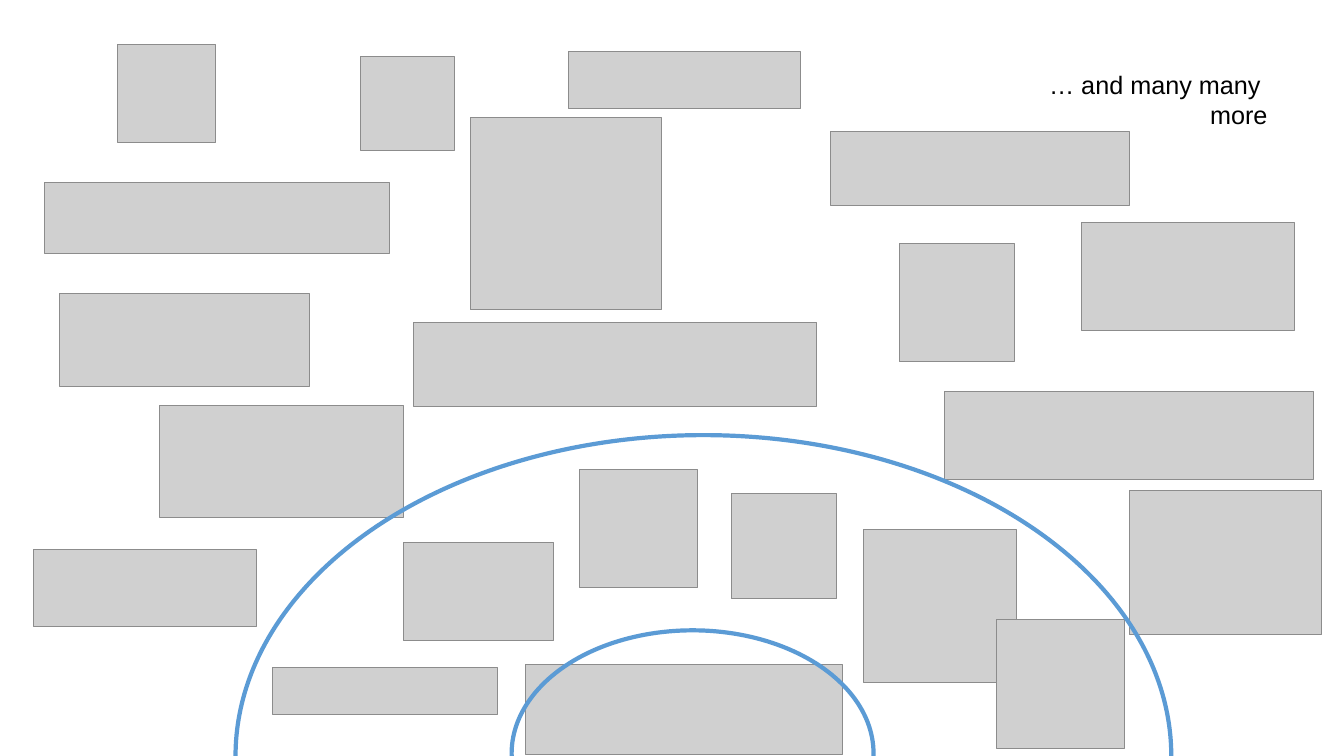
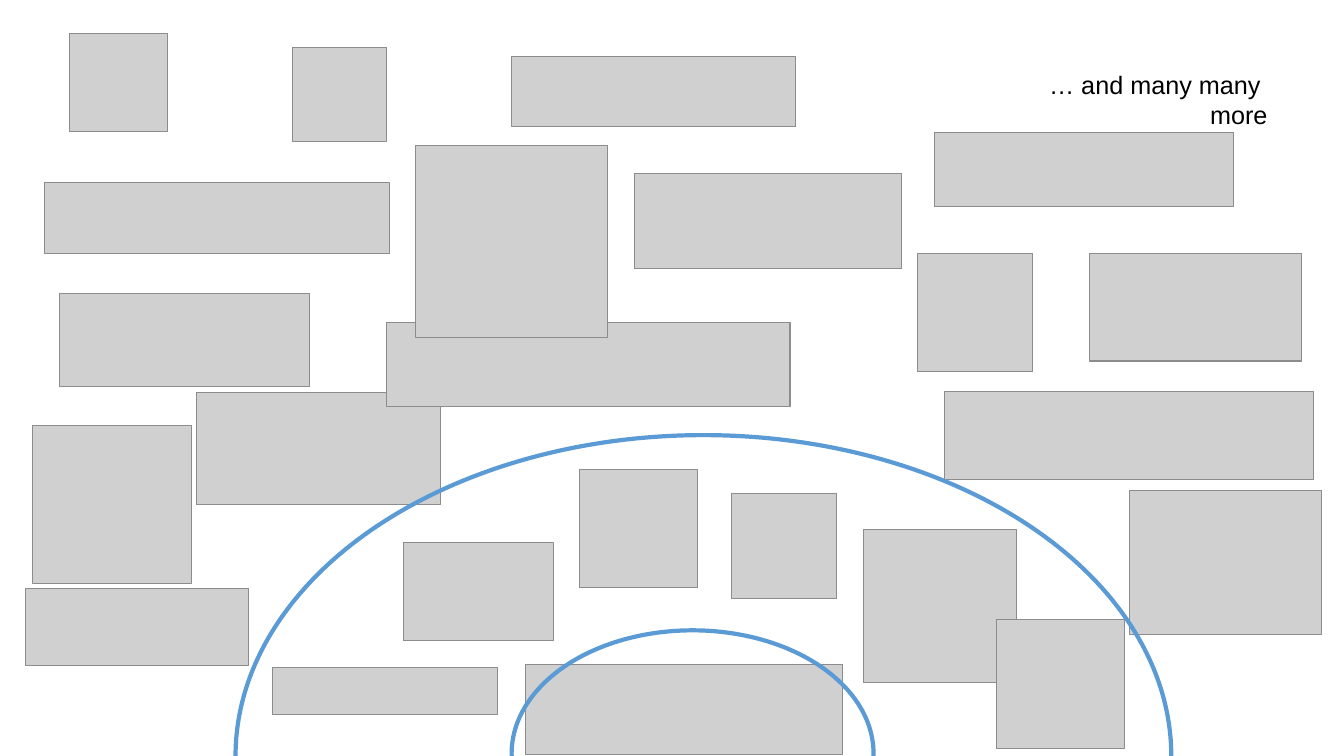
Before and after one commit to eotp/workshop-data-science-CODE, a slide deck: slide 3 of notebooks/_img/python_ecosystem.pptx. Drawn at 1344x756 pixels with LibreOffice and Linux fonts; fonts in the diff are those of the drawing; grey boxes stand for pictures. Boxes give left, top, right and bottom in pixels: in the first picture for what was removed or moved away, otherwise in the second. Text is boxed around its words. In the diff, an @@ line names an element or a change of style, - is before the commit and + after.

```diff
--- a/notebooks/_img/python_ecosystem.pptx
+++ b/notebooks/_img/python_ecosystem.pptx
@@ picture moved from (x1=118, y1=44, x2=216, y2=142) to (x1=70, y1=33, x2=167, y2=131) @@
@@ picture moved from (x1=360, y1=56, x2=454, y2=150) to (x1=293, y1=47, x2=387, y2=141) @@
@@ picture resized from (x1=569, y1=51, x2=801, y2=109) to (x1=512, y1=56, x2=797, y2=126) @@
@@ picture moved from (x1=471, y1=118, x2=662, y2=310) to (x1=416, y1=146, x2=608, y2=338) @@
@@ picture moved from (x1=831, y1=132, x2=1130, y2=206) to (x1=935, y1=133, x2=1234, y2=207) @@
@@ picture added at (x1=634, y1=173, x2=901, y2=268) @@
@@ picture moved from (x1=899, y1=244, x2=1014, y2=362) to (x1=918, y1=254, x2=1032, y2=372) @@
@@ picture moved from (x1=1082, y1=223, x2=1295, y2=331) to (x1=1090, y1=253, x2=1303, y2=361) @@
@@ picture moved from (x1=413, y1=323, x2=817, y2=406) to (x1=387, y1=323, x2=790, y2=406) @@
@@ picture moved from (x1=159, y1=405, x2=403, y2=517) to (x1=197, y1=392, x2=441, y2=504) @@
@@ picture added at (x1=33, y1=425, x2=192, y2=584) @@
@@ picture moved from (x1=33, y1=549, x2=256, y2=627) to (x1=25, y1=589, x2=248, y2=666) @@
```
Also in this commit, not shown: 22 other files.
